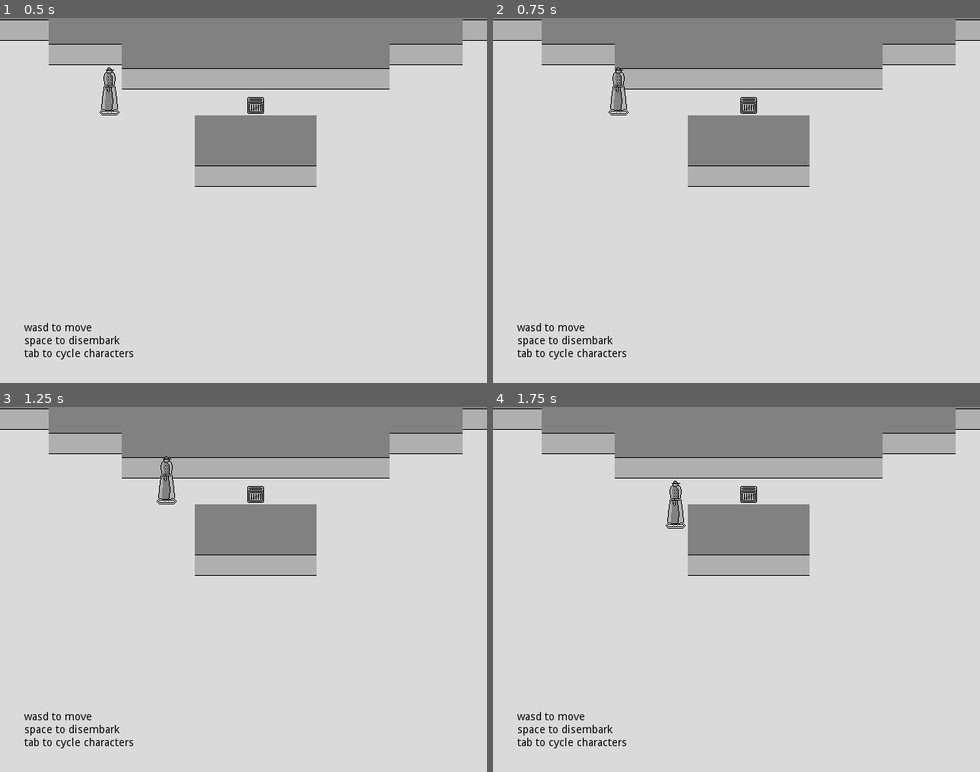
Above: before the commit, frames 1-4 (two rows, left to right).
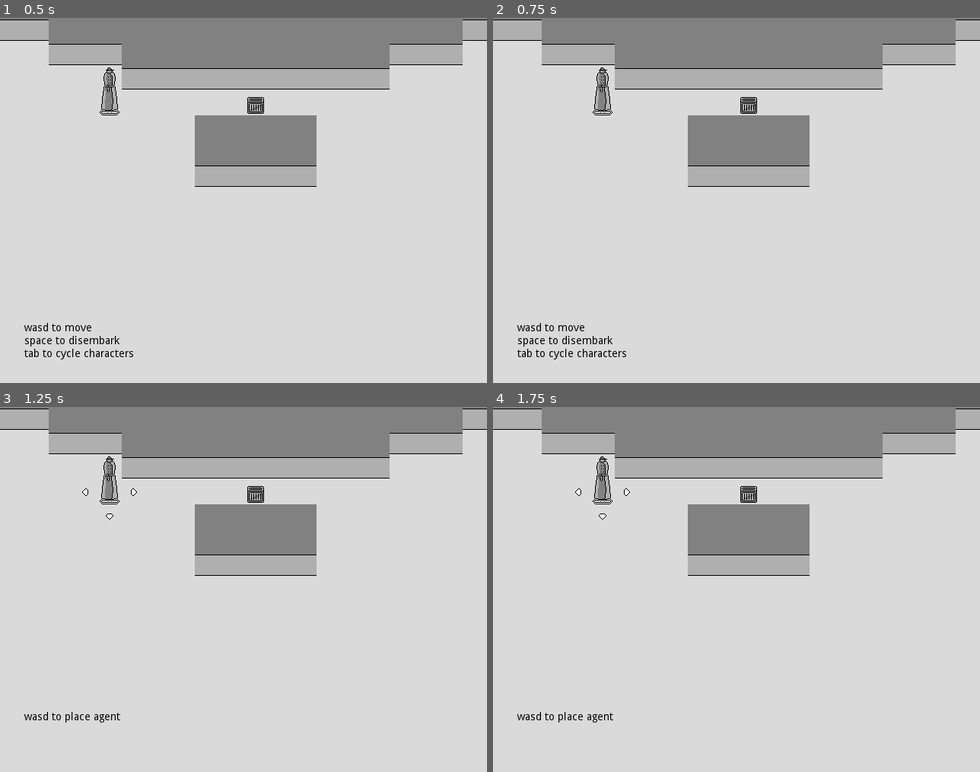
Above: after the commit, the same moments.

Repository: miuon/trenchcoat
Game: Godot game, scene res://level/demolevel.tscn
Same seed, same stepped clock (60 frames per second), same inputs: the game is played once before the commit and once after it.
Inputs:
- Up to frame 1 (0.5 s): no input
- Up to frame 2 (0.75 s): tap Enter at 0.5 s; hold D (right) from 0.53 s (still down); tap Tab (cycle) at 0.6 s
- Up to frame 3 (1.25 s): keep holding D (right); tap Space (primary) at 0.8 s
- Up to frame 4 (1.75 s): release D (right) at 1.28 s; hold S (down) from 1.28 s (still down); tap Space (primary) at 1.35 s; tap Tab (cycle) at 1.55 s

Frame 1 is identical in both runs. In frame 2, 0.6% of the frame differs, in the area x 20-28%, y 13-27%; in frame 3, 1.2%; in frame 4, 1.2%, in the area x 5-40%, y 13-94%.
Error after the commit: Parse Error: A non-void function must return a value in all possible paths. (res://grid/grid.gd:11)

Commit message:
class up that code

Diff:
--- a/actor/actor.gd
+++ b/actor/actor.gd
@@ -1,20 +1,21 @@
-extends "res://grid/gridmover.gd"
+extends GridMover
+class_name Actor
 
 export var focused = false
 
-func _on_ready():
+func _on_ready() -> void:
 	# make sure onfocus stuff gets run
 	self.set_focused(focused)
 
-func _on_physics_process(delta):
+func _on_physics_process(delta: float) -> void:
 	._on_physics_process(delta)
-	var input_direction = get_input_direction()
+	var input_direction: Vector2 = get_input_direction()
 	if input_direction:
 		.try_move(input_direction)
 
-func get_input_direction():
+func get_input_direction() -> Vector2:
 	if self.busy or not focused:
-		return
+		return Vector2.ZERO
 	if Input.is_action_pressed("left"):
 		return Vector2.LEFT
 	if Input.is_action_pressed("right"):
@@ -23,12 +24,13 @@
 		return Vector2.UP
 	if Input.is_action_pressed("down"):
 		return Vector2.DOWN
+	return Vector2.ZERO
 
-func give_focus_to(other):
+func give_focus_to(other: Actor) -> void:
 	# TODO: this needs to transfer input cooldown
 	self.set_focused(false)
 	other.set_focused(true)
 
-func set_focused(is_focused):
+func set_focused(is_focused: bool):
 	self.focused = is_focused
 	$Pivot/FocusHighlight.visible = is_focused
--- a/actor/actormanager.gd
+++ b/actor/actormanager.gd
@@ -1,15 +1,16 @@
-extends "res://grid/gridmanager.gd"
+extends GridManager
+class_name ActorManager
 
-func register_mover(mover):
+func register_mover(mover: GridMover) -> void:
 	.register_mover(mover)
 
-func _physics_process(_delta):
+func _physics_process(_delta: float) -> void:
 	if Input.is_action_just_released("cycle"):
 		cycle_focus(get_children())
 
-func cycle_focus(actors):
-	var current_focused_element
-	var new_focused_element
+func cycle_focus(actors: Array):
+	var current_focused_element: Actor
+	var new_focused_element: Actor
 	for i in range(actors.size()):
 		if actors[i].focused:
 			current_focused_element = actors[i]
--- a/actor/baby/baby.gd
+++ b/actor/baby/baby.gd
@@ -1,13 +1,16 @@
-extends "res://actor/actor.gd"
+extends Actor
+class_name Baby
 
-func _process(_delta):
-	var ani = get_node("Pivot/AnimatedSprite")
+func _process(_delta: float) -> void:
+	var ani: AnimatedSprite = get_node("Pivot/AnimatedSprite")
 	if self.moving and not ani.playing:
 		ani.play()
 	if not self.moving and ani.playing:
 		ani.stop()
 
-func move(obstacle, target_position, pushed=false):
+func move(obstacle: GridMover,
+		target_position: Vector2,
+		pushed:bool=false) -> bool:
 	if not obstacle:
 		move_to(target_position)
 		return true
@@ -23,5 +26,5 @@
 	bump()
 	return false
 
-func is_baby():
+func is_baby() -> bool:
 	return true
--- a/actor/trenchcoat/trenchcoat.gd
+++ b/actor/trenchcoat/trenchcoat.gd
@@ -1,20 +1,21 @@
-extends "res://actor/actor.gd"
+extends Actor
+class_name Trenchcoat
 
 signal placing_baby
 signal stopped_placing_baby
 
-export var max_baby_count = 3
-export var current_baby_count = 3
-export var min_baby_count = 1
-export var baby_scene = preload("res://actor/baby/baby.tscn")
+export var max_baby_count: int = 3
+export var current_baby_count: int = 3
+export var min_baby_count: int = 1
+export var baby_scene: Resource = preload("res://actor/baby/baby.tscn")
 
-var placing = false
+var placing := false
 
-func _on_ready():
+func _on_ready() -> void:
 	._on_ready()
 	update_sprite_for_count()
 
-func _on_physics_process(delta):
+func _on_physics_process(delta: float) -> void:
 	._on_physics_process(delta)
 	if not focused:
 		return
@@ -33,17 +34,19 @@
 		if Input.is_action_just_released("right"):
 			place_baby(Vector2.RIGHT)
 
-func _process(_delta):
+func _process(_delta: float) -> void:
 	if not focused and placing:
 		cancel_placing()
 
-	var ani = get_node("Pivot/AnimatedSprite")
+	var ani: AnimatedSprite = get_node("Pivot/AnimatedSprite")
 	if self.moving and not ani.playing:
 		ani.play()
 	if not self.moving and ani.playing:
 		ani.stop()
 
-func move(obstacle, target_position, _pushed=false):
+func move(obstacle: GridMover,
+		target_position: Vector2,
+		_pushed:bool=false) -> bool:
 	if not obstacle:
 		move_to(target_position)
 		return true
@@ -53,7 +56,7 @@
 	bump()
 	return false
 
-func maybe_start_placing():
+func maybe_start_placing() -> void:
 	if not can_emit_baby():
 		return
 	placing = true
@@ -61,23 +64,23 @@
 	emit_signal("placing_baby")
 	$Pivot/PlacingHighlight.visible = true
 
-func cancel_placing():
+func cancel_placing() -> void:
 	$Pivot/PlacingHighlight.visible = false
 	emit_signal("stopped_placing_baby")
 	placing = false
 	busy = false
 
-func place_baby(direction):
+func place_baby(direction: Vector2) -> void:
 	$Pivot/PlacingHighlight.visible = false
 	emit_signal("stopped_placing_baby")
 	placing = false
 	busy = false
 	emit_baby(direction)
 
-func can_emit_baby():
+func can_emit_baby() -> bool:
 	return current_baby_count > min_baby_count
 
-func emit_baby(direction):
+func emit_baby(direction: Vector2) -> void:
 	var target_position = grid.get_move_target(self, direction)
 	var new_baby = baby_scene.instance()
 	# TODO: make sure the spot is clear
@@ -87,15 +90,15 @@
 	update_sprite_for_count()
 	give_focus_to(new_baby)
 
-func return_baby():
+func return_baby() -> bool:
 	if current_baby_count >= max_baby_count:
 		return false
 	current_baby_count += 1
 	update_sprite_for_count()
 	return true
 
-func update_sprite_for_count():
-	var sprite_name
+func update_sprite_for_count() -> void:
+	var sprite_name: String
 	match current_baby_count:
 		1:
 			sprite_name = "one"
@@ -107,5 +110,5 @@
 			sprite_name = "one"
 	$Pivot/AnimatedSprite.animation = sprite_name
 
-func is_trenchcoat():
+func is_trenchcoat() -> bool:
 	return true
--- a/grid/grid.gd
+++ b/grid/grid.gd
@@ -1,27 +1,28 @@
 extends TileMap
+class_name Grid
 
 var movers = {}
 
-func _register_mover(mover):
+func _register_mover(mover: GridMover) -> void:
 	movers[mover] = true
 	mover.grid = self
 	mover.position = map_to_world(world_to_map(mover.position))
 
-func mover_at_cell(cell):
+func mover_at_cell(cell: Vector2) -> GridMover:
 	for mover in movers.keys():
 		if world_to_map(mover.position) == cell:
 			return mover
 
-func get_obstacle(mover, direction):
-	var start_cell = world_to_map(mover.position)
-	var target_cell = start_cell + direction
+func get_obstacle(mover: GridMover, direction: Vector2) -> GridMover:
+	var start_cell := world_to_map(mover.position)
+	var target_cell := start_cell + direction
 	return mover_at_cell(target_cell)
 
-func get_move_target(mover, direction):
-  var start_cell = world_to_map(mover.position)
-  var target_cell = start_cell + direction
+func get_move_target(mover: GridMover, direction: Vector2) -> Vector2:
+  var start_cell := world_to_map(mover.position)
+  var target_cell := start_cell + direction
   return map_to_world(target_cell)
 
-func delete_mover(mover):
+func delete_mover(mover: GridMover) -> void:
 	movers.erase(mover)
 	mover.queue_free()
--- a/grid/gridmanager.gd
+++ b/grid/gridmanager.gd
@@ -1,12 +1,13 @@
 extends Node2D
+class_name GridManager
 
 signal register_mover(mover)
 
-func register_mover(mover):
+func register_mover(mover: GridMover) -> void:
 	emit_signal("register_mover", mover)
 
-func _ready():
+func _ready() -> void:
 	_on_ready()
 
-func _on_ready():
+func _on_ready() -> void:
 	pass
--- a/grid/gridmover.gd
+++ b/grid/gridmover.gd
@@ -1,40 +1,43 @@
 extends Node2D
+class_name GridMover
 
-export var move_time = 0.5
-export var bump_time = 0.3
-export var pushable = false
+export var move_time : float = 0.5
+export var bump_time : float = 0.3
+export var pushable : bool = false
 var grid
 var manager
 
-var moving = false
-var busy = false
+var moving := false
+var busy := false
 
-func _ready():
+func _ready() -> void:
 	manager = get_parent()
 	manager.register_mover(self)
 	_on_ready()
 
-func _on_ready():
+func _on_ready() -> void:
 	pass
 
-func _physics_process(delta):
+func _physics_process(delta: float) -> void:
 	_on_physics_process(delta)
 
-func _on_physics_process(_delta):
+func _on_physics_process(_delta: float) -> void:
 	pass
 
-func try_push(pusher):
+func try_push(pusher: GridMover) -> bool:
 	if not pushable:
 		return false
 	var direction = (self.position - pusher.position).normalized()
 	return try_move(direction, true)
 
-func try_move(direction, pushed=false):
+func try_move(direction: Vector2, pushed:bool=false) -> bool:
 	return move(grid.get_obstacle(self, direction),
 			grid.get_move_target(self, direction),
 			pushed)
 
-func move(obstacle, target_position, _pushed=false):
+func move(obstacle: GridMover,
+		target_position: Vector2,
+		_pushed:bool=false) -> bool:
 	# TODO: clean up, share more code with subclasses
 	if not obstacle:
 		move_to(target_position)
@@ -45,11 +48,11 @@
 	bump()
 	return false
 
-func move_to(target_position):
+func move_to(target_position: Vector2) -> void:
 	moving = true
 	busy = true
 
-	var move_vector = target_position - position
+	var move_vector: Vector2 = target_position - position
 	position = target_position
 	$Tween.interpolate_property(
 		$Pivot,
@@ -65,15 +68,15 @@
 	moving = false
 	busy = false
 
-func bump():
+func bump() -> void:
 	busy = true
 	$BumpTimer.start(bump_time)
 	yield($BumpTimer, "timeout")
 	busy = false
 
 # various overridable checks
-func is_baby():
+func is_baby() -> bool:
 	return false
 
-func is_trenchcoat():
+func is_trenchcoat() -> bool:
 	return false
--- a/level/demolabel.gd
+++ b/level/demolabel.gd
@@ -1,13 +1,14 @@
 extends Label
+class_name DemoLabel
 
-export var normal_text = "wasd to move\nspace to disembark\ntab to cycle characters"
-export var placing_text = "wasd to place agent"
+export var normal_text := "wasd to move\nspace to disembark\ntab to cycle characters"
+export var placing_text := "wasd to place agent"
 
-func _ready():
+func _ready() -> void:
 	text = normal_text
 
-func _placing_baby():
+func _placing_baby() -> void:
 	text = placing_text
 
-func _stopped_placing_baby():
+func _stopped_placing_baby() -> void:
 	text = normal_text
--- a/project.godot
+++ b/project.godot
@@ -8,9 +8,56 @@
 
 config_version=4
 
-_global_script_classes=[  ]
+_global_script_classes=[ {
+"base": "GridMover",
+"class": "Actor",
+"language": "GDScript",
+"path": "res://actor/actor.gd"
+}, {
+"base": "GridManager",
+"class": "ActorManager",
+"language": "GDScript",
+"path": "res://actor/actormanager.gd"
+}, {
+"base": "Actor",
+"class": "Baby",
+"language": "GDScript",
+"path": "res://actor/baby/baby.gd"
+}, {
+"base": "Label",
+"class": "DemoLabel",
+"language": "GDScript",
+"path": "res://level/demolabel.gd"
+}, {
+"base": "TileMap",
+"class": "Grid",
+"language": "GDScript",
+"path": "res://grid/grid.gd"
+}, {
+"base": "Node2D",
+"class": "GridManager",
+"language": "GDScript",
+"path": "res://grid/gridmanager.gd"
+}, {
+"base": "Node2D",
+"class": "GridMover",
+"language": "GDScript",
+"path": "res://grid/gridmover.gd"
+}, {
+"base": "Actor",
+"class": "Trenchcoat",
+"language": "GDScript",
+"path": "res://actor/trenchcoat/trenchcoat.gd"
+} ]
 _global_script_class_icons={
-
+"Actor": "",
+"ActorManager": "",
+"Baby": "",
+"DemoLabel": "",
+"Grid": "",
+"GridManager": "",
+"GridMover": "",
+"Trenchcoat": ""
 }
 
 [application]
